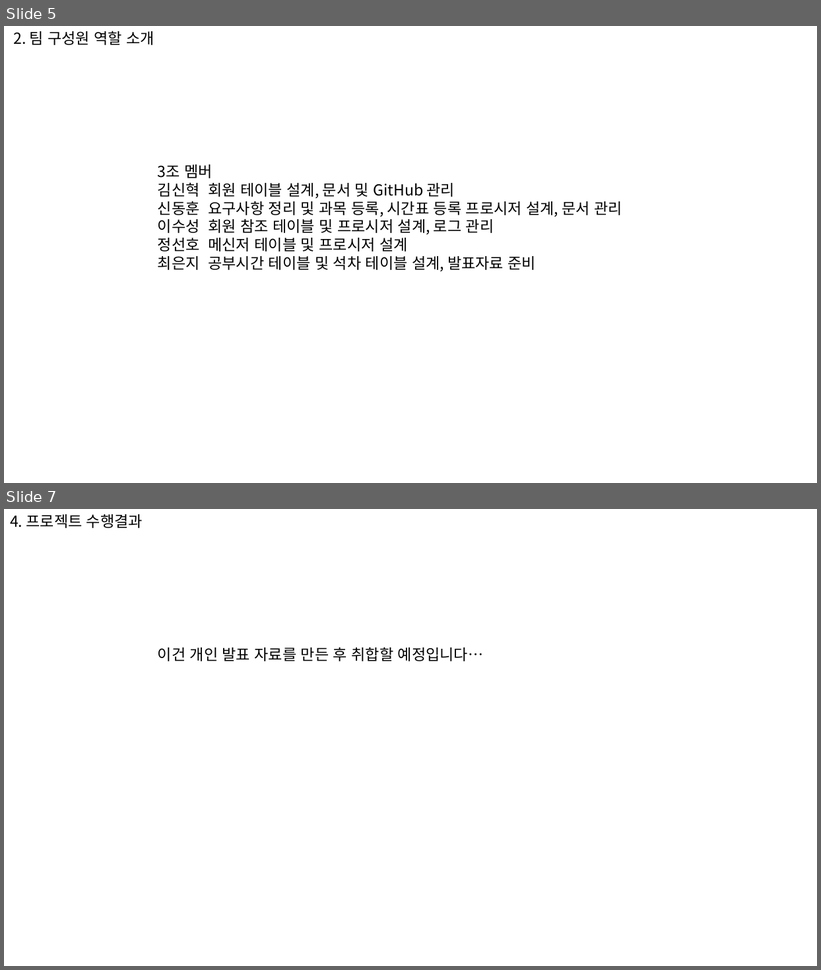
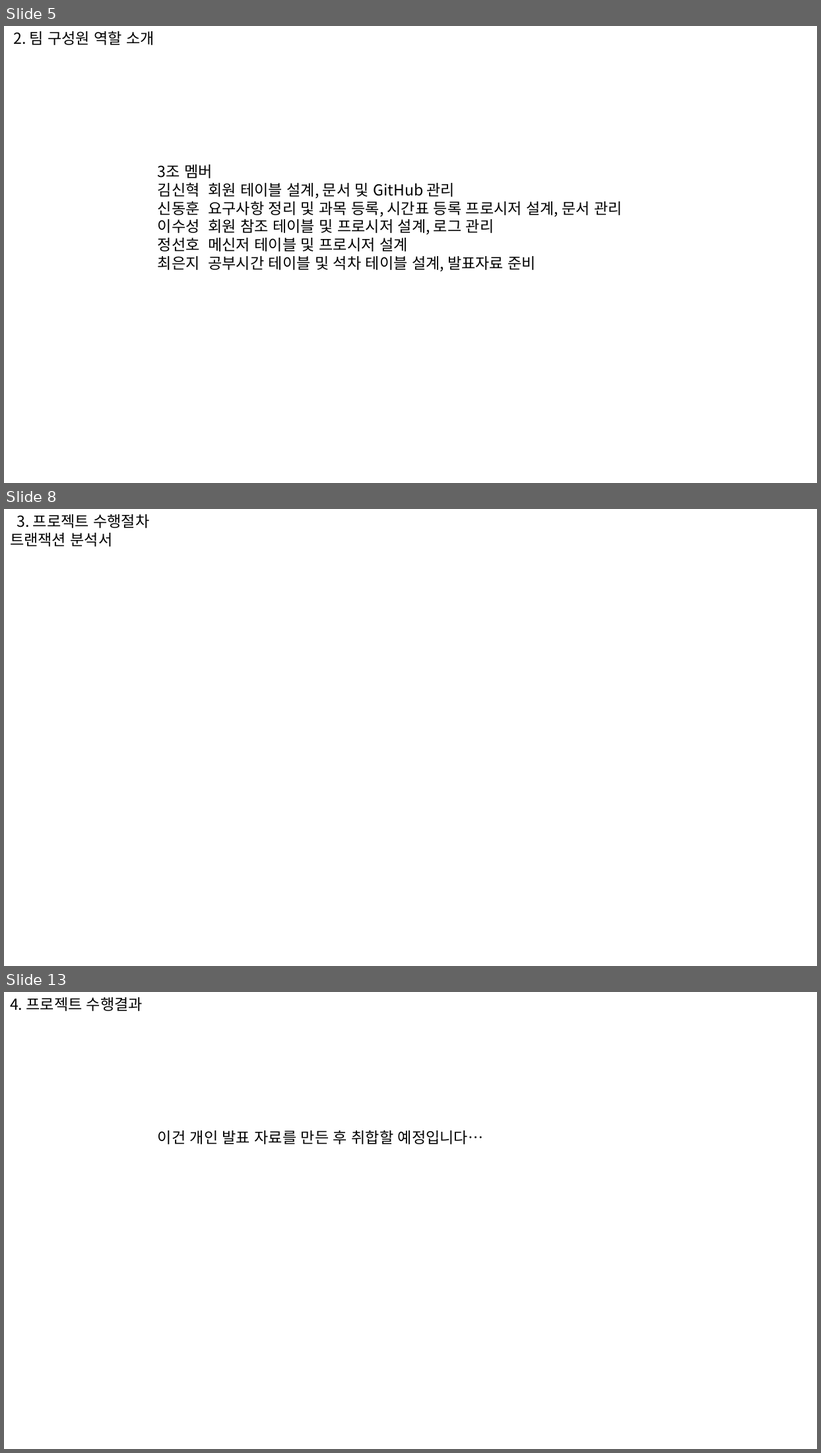
Before and after one commit to 909ma/Group-Study-Service, a slide deck: 기타/PPT/초안.pptx. Shown one above the other, each under a label of ours: slides 5 and 7 before the commit, slides 5, 8 and 13 after it; the slides between them are not shown. The pictures are 821x970 and 821x1453 pixels, drawn with LibreOffice and Linux fonts; fonts in the diff are those of the drawing. Boxes give left, top, right and bottom in pixels: in the first picture for what was removed or moved away, otherwise in the second. Text is boxed around its words. In the diff, an @@ line names an element or a change of style, - is before the commit and + after.

```diff
--- a/기타/PPT/초안.pptx
+++ b/기타/PPT/초안.pptx
@@ slide 8 added at box(4, 509, 817, 966), background #FFFFFF @@
@@ text added at box(10, 514, 149, 547), 18 pt, text #000000 @@
+3. 프로젝트 수행절차
+트랜잭션 분석서
@@ what was slide 7 is now slide 13 @@
```
Also in this commit, not shown: 1 slide changed, 5 other slides added, 1 other file.
